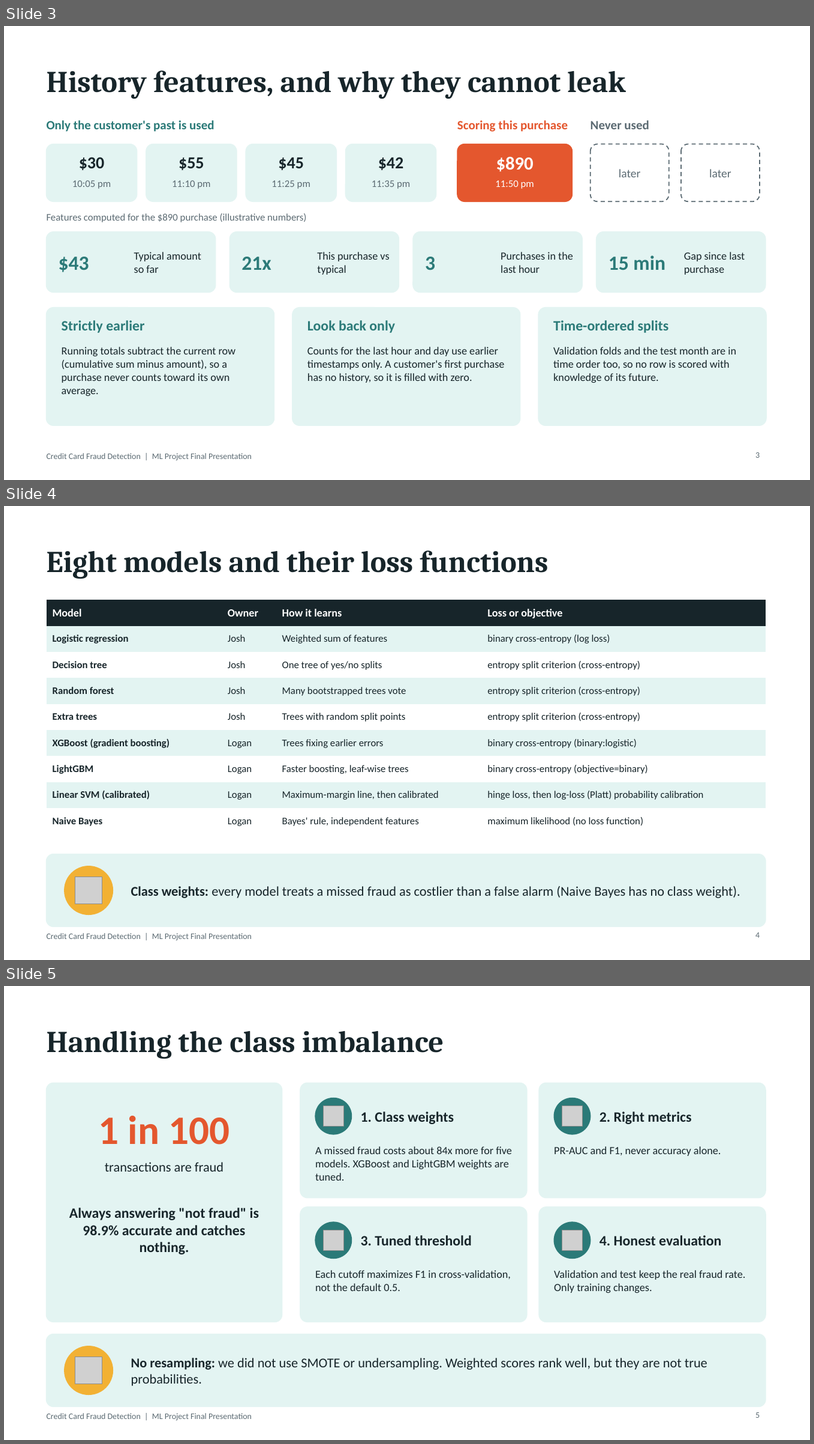
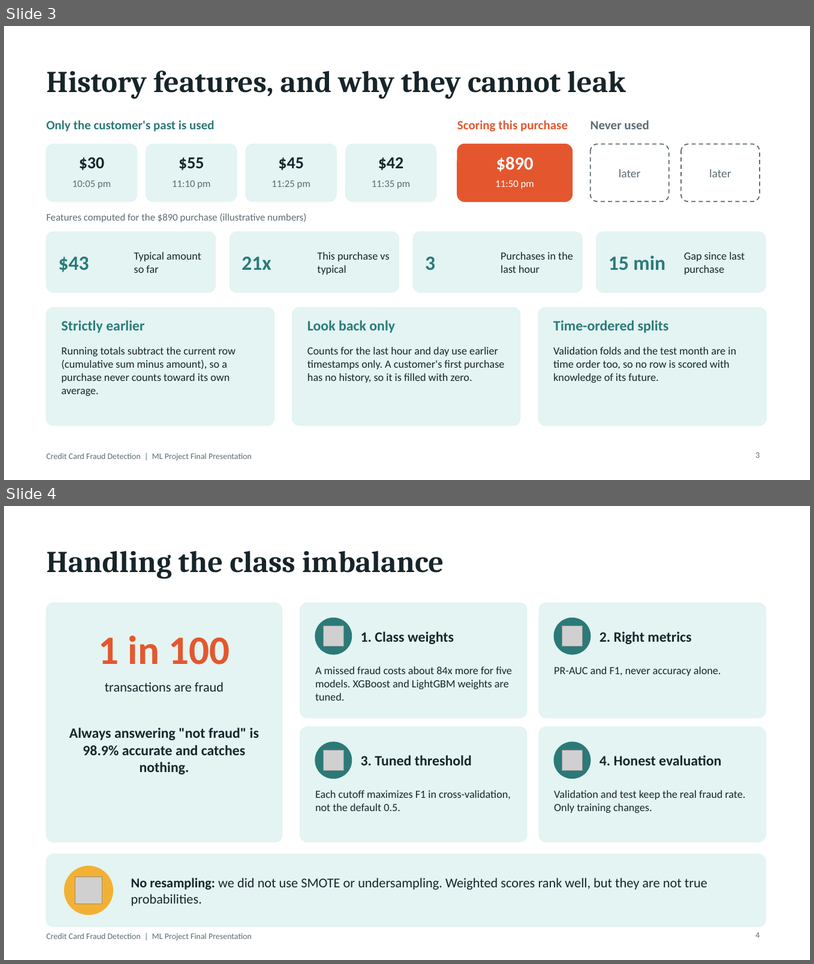
Before and after one commit to joshmfrancis/FraudLens, a slide deck: Presentations/Final Presentation/Final Presentation.pptx. Shown one above the other, each under a label of ours: slides 3, 4 and 5 before the commit, slides 3 and 4 after it. The pictures are 814x1444 and 814x964 pixels, drawn with LibreOffice and Linux fonts; fonts in the diff are those of the drawing; grey boxes stand for pictures. Boxes give left, top, right and bottom in pixels: in the first picture for what was removed or moved away, otherwise in the second. Text is boxed around its words. In the diff, an @@ line names an element or a change of style, - is before the commit and + after.

```diff
--- a/Presentations/Final Presentation/Final Presentation.pptx
+++ b/Presentations/Final Presentation/Final Presentation.pptx
@@ slide 4 removed at <box>4,506,810,960</box>, background #FFFFFF; not listed: 1 template element that a slide beside it also shows @@
@@ title removed at <box>47,550,548,579</box> @@
-Eight models and their loss functions
@@ table removed at <box>47,600,766,828</box>, 9 rows, 4 columns @@
-Model | Owner | How it learns | Loss or objective
-Logistic regression | Josh | Weighted sum of features | binary cross-entropy (log loss)
-Decision tree | Josh | One tree of yes/no splits | entropy split criterion (cross-entropy)
-Random forest | Josh | Many bootstrapped trees vote | entropy split criterion (cross-entropy)
-Extra trees | Josh | Trees with random split points | entropy split criterion (cross-entropy)
-XGBoost (gradient boosting) | Logan | Trees fixing earlier errors | binary cross-entropy (binary:logistic)
-LightGBM | Logan | Faster boosting, leaf-wise trees | binary cross-entropy (objective=binary)
-Linear SVM (calibrated) | Logan | Maximum-margin line, then calibrated | hinge loss, then log-loss (Platt) probability calibration
-Naive Bayes | Logan | Bayes' rule, independent features | maximum likelihood (no loss function)
@@ rounded rectangle removed at <box>47,854,766,927</box> @@
@@ ellipse removed at <box>65,866,113,915</box> @@
@@ picture removed at <box>75,877,102,904</box> @@
@@ text removed at <box>131,886,741,898</box> @@
-Class weights: every model treats a missed fraud as costlier than a false alarm (Naive Bayes has no class weight).
@@ page number removed at <box>756,932,760,937</box> @@
-4
@@ what was slide 5 is now slide 4 @@
@@ page number at <box>756,932,760,937</box>: text changed @@
-5
+4
```
Also in this commit, not shown: 5 slides changed, 1 other slide removed.
